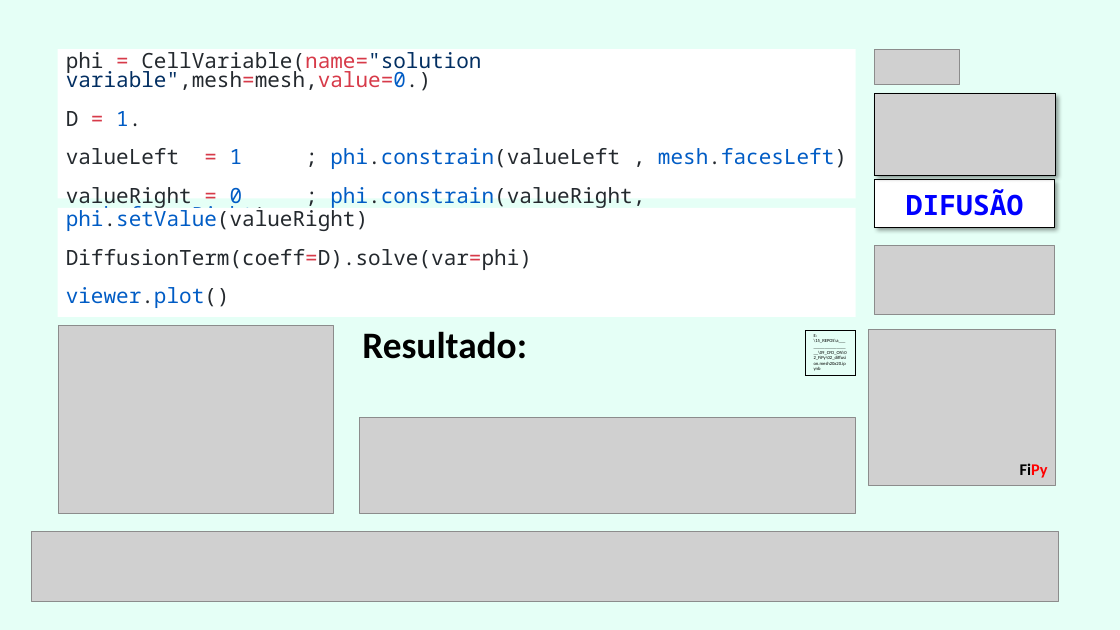
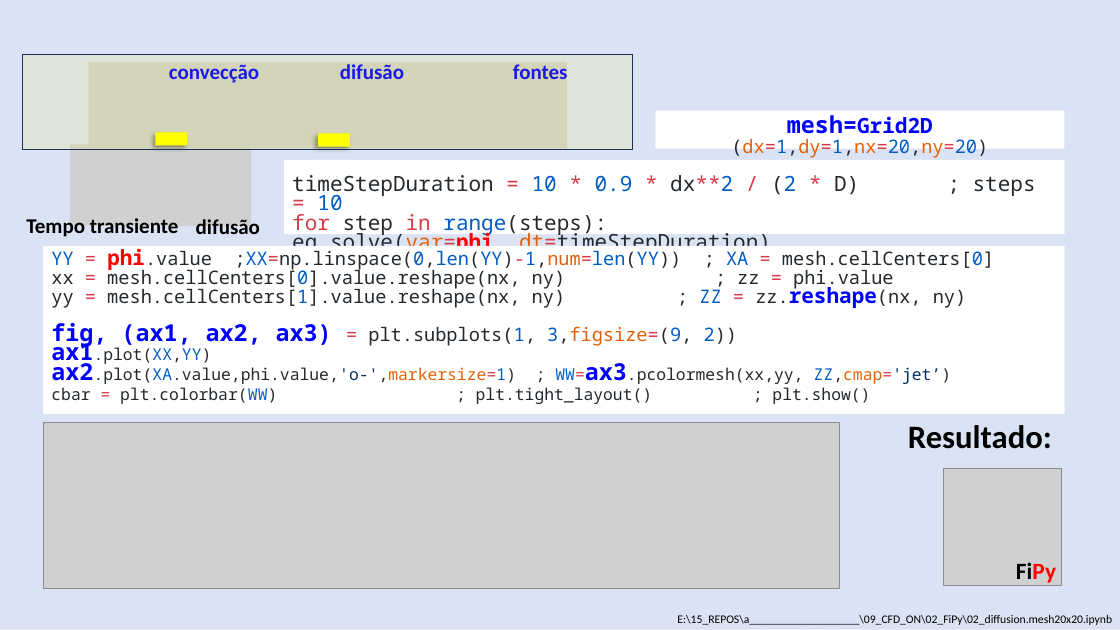
Before and after one commit to grossiRM/AM_FEG, a slide deck: slide 9 of Plano_V02_iii_AM_FEG/d_Topicos Especiais - Introducao a Manufatura Aditiva para Metais.pptx. Drawn at 1120x630 pixels with LibreOffice and Linux fonts; fonts in the diff are those of the drawing; grey boxes stand for pictures. Boxes give left, top, right and bottom in pixels: in the first picture for what was removed or moved away, otherwise in the second. Text is boxed around its words. In the diff, an @@ line names an element or a change of style, - is before the commit and + after.

```diff
--- a/Plano_V02_iii_AM_FEG/d_Topicos Especiais - Introducao a Manufatura Aditiva para Metais.pptx
+++ b/Plano_V02_iii_AM_FEG/d_Topicos Especiais - Introducao a Manufatura Aditiva para Metais.pptx
@@ rectangle at (0,0,1120,630): fill #E5FFF6 to #DAE3F3 @@
@@ rectangle added at (23,55,633,150), fill #FFFF00 at 10% opacity, outline #1E3256 1 pt @@
@@ rectangle removed at (57,50,855,199) @@
-phi = CellVariable(name="solution variable",mesh=mesh,value=0.)
-D = 1.
-valueLeft = 1 ; phi.constrain(valueLeft , mesh.facesLeft)
-valueRight = 0 ; phi.constrain(valueRight, mesh.facesRight)
@@ picture removed at (875,50,960,84) @@
@@ picture added at (88,62,567,149) @@
@@ text added at (169,64,568,83), 18 pt, text #0000FF, bold @@
+convecção difusão fontes
@@ rectangle added at (655,111,1065,149), fill #FFFFFF, 16 pt, text #0000FF @@
+mesh=Grid2D (dx=1,dy=1,nx=20,ny=20)
@@ picture removed at (875,94,1056,176) @@
@@ picture added at (70,145,251,226) @@
@@ rectangle added at (155,133,187,146), fill #FFFF00 @@
@@ rectangle added at (318,134,350,147), fill #FFFF00 @@
@@ rectangle added at (284,160,1065,234), fill #FFFFFF, 18 pt, text #24292E @@
+timeStepDuration = 10 * 0.9 * dx**2 / (2 * D) ; steps = 10
+for step in range(steps): eq.solve(var=phi ,dt=timeStepDuration)
@@ rectangle removed at (57,208,855,317) @@
-phi.setValue(valueRight)
-DiffusionTerm(coeff=D).solve(var=phi)
-viewer.plot()
@@ text "difusão": place and size @@
-text "difusão" at (875,180,1055,228)
+text "difusão" at (196,219,260,234)
@@ text "difusão" at (196,219,260,234): vertical alignment middle to top; fill #FFFFFF to none; outline #000000 0.75 pt to none; shadow off @@
@@ text added at (26,218,179,237), 18 pt, text #000000, bold @@
+Tempo transiente
@@ text at (196,219,260,234): text changed; size 24 to 18 pt; font Noto Sans Mono to Calibri; text colour #0000FF to #000000 @@
-DIFUSÃO
+difusão
@@ rectangle added at (43,246,1065,414), fill #FFFFFF, 16 pt, text #24292E @@
+YY = phi.value ;XX=np.linspace(0,len(YY)-1,num=len(YY)) ; XA = mesh.cellCenters[0]
+xx = mesh.cellCenters[0].value.reshape(nx, ny) ; zz = phi.value
+yy = mesh.cellCenters[1].value.reshape(nx, ny) ; ZZ = zz.reshape(nx, ny)
+fig, (ax1, ax2, ax3) = plt.subplots(1, 3,figsize=(9, 2))
+ax1.plot(XX,YY)
+ax2.plot(XA.value,phi.value,'o-',markersize=1) ; WW=ax3.pcolormesh(xx,yy, ZZ,cmap='jet’)
+cbar = plt.colorbar(WW) ; plt.tight_layout() ; plt.show()
@@ picture removed at (875,245,1055,314) @@
@@ picture removed at (59,325,334,514) @@
@@ picture removed at (360,418,855,514) @@
@@ rounded rectangle "Resultado:": place and size @@
-rounded rectangle "Resultado:" at (360,318,712,376)
+rounded rectangle "Resultado:" at (870,413,1055,471)
@@ rounded rectangle "Resultado:" at (870,413,1055,471): size 32 to 28 pt; alignment left to right @@
@@ picture added at (43,423,839,589) @@
@@ picture: place and size @@
-picture at (868,330,1056,486)
+picture at (944,469,1061,586)
@@ picture removed at (31,532,1059,602) @@
@@ text "FiPy": place and size @@
-text "FiPy" at (1020,463,1048,478)
+text "FiPy" at (1016,562,1056,583)
@@ text "FiPy" at (1016,562,1056,583): size 14 to 20 pt @@
@@ text "E:\15_REPOS\a___________________\09_CFD_ON\02_FiPy\02_diffus ...": place and size @@
-text "E:\15_REPOS\a___________________\09_CFD_ON\02_FiPy\02_diffus ..." at (806,330,856,376)
+text "E:\15_REPOS\a___________________\09_CFD_ON\02_FiPy\02_diffus ..." at (677,615,1112,625)
@@ text "E:\15_REPOS\a___________________\09_CFD_ON\02_FiPy\02_diffus ..." at (677,615,1112,625): size 4 to 10 pt; alignment left to right; outline #000000 0.75 pt to none @@
```
Also in this commit, not shown: 10 other slides changed, 6 slides removed, 1 other file.
